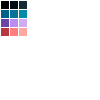
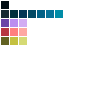
Layer changes from the first (100, 100) image to the second:
painted on "COLORS" over [1, 1, 63, 45]
